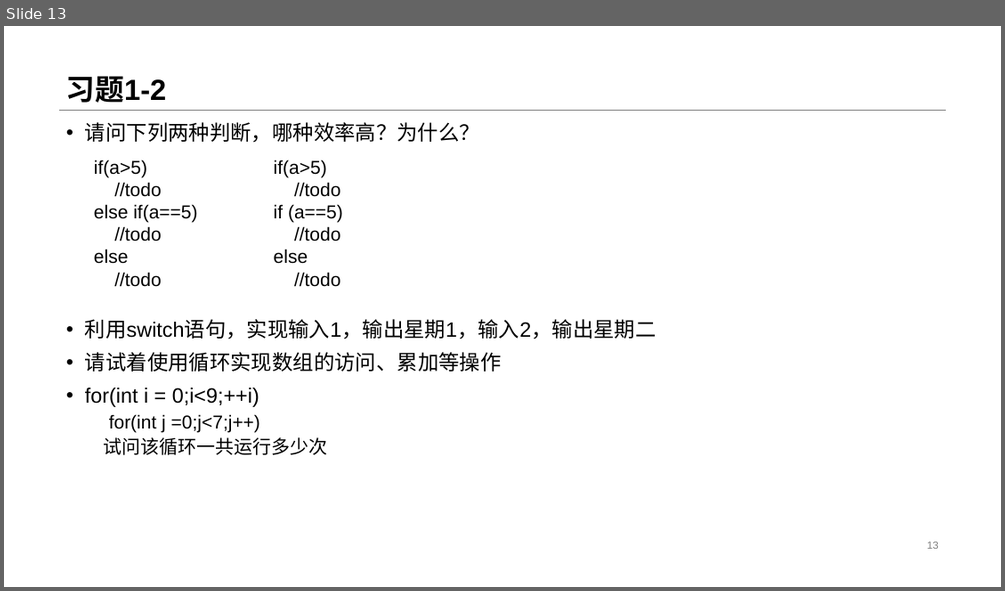
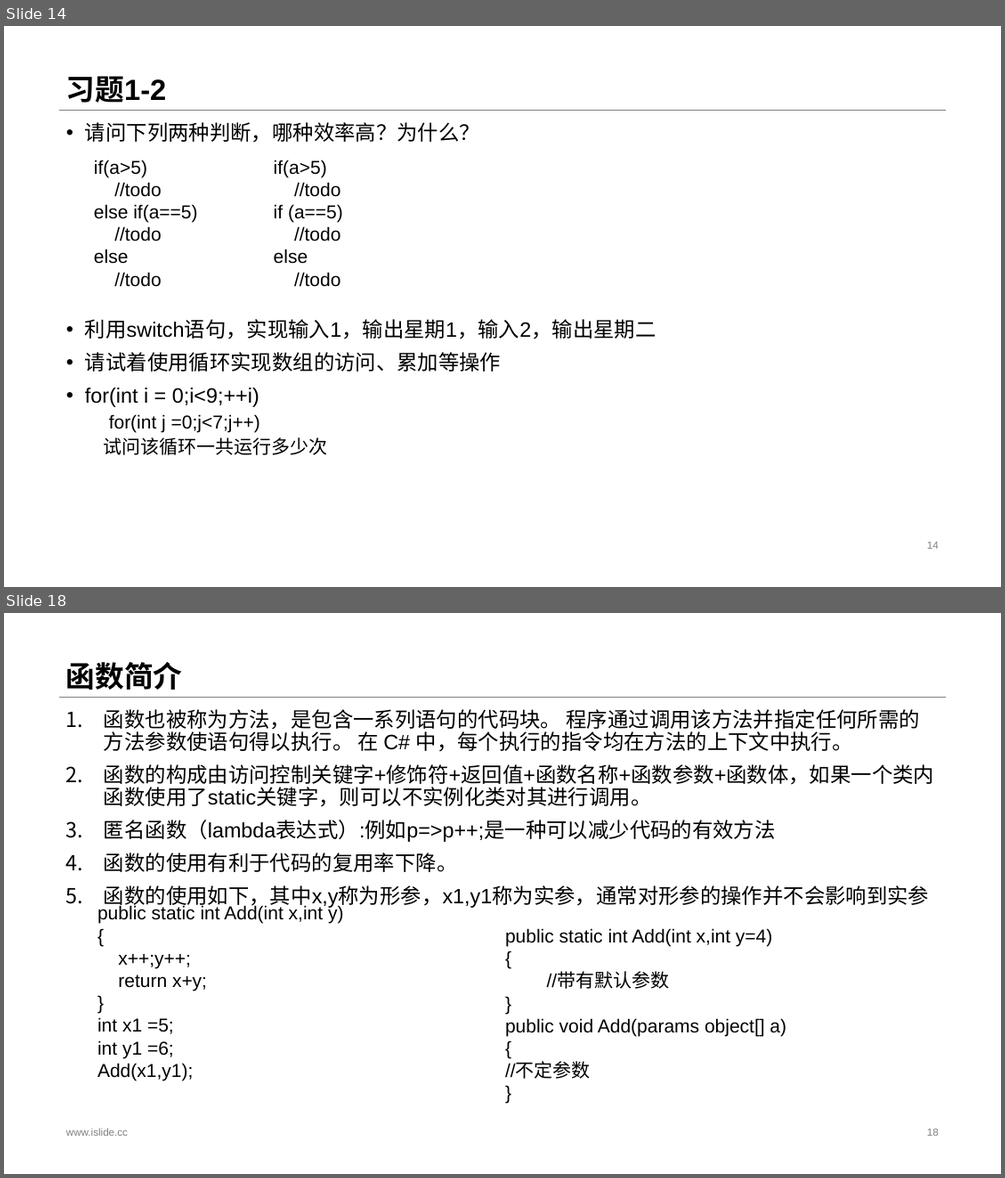
Before and after one commit to StevenEco/.NetCoreGuide, a slide deck: PPT/Microsoft Lesson.pptx. Shown one above the other, each under a label of ours: slide 13 before the commit, slides 14 and 18 after it; the slides between them are not shown. The pictures are 1005x591 and 1005x1178 pixels, drawn with LibreOffice and Linux fonts; fonts in the diff are those of the drawing. Boxes give left, top, right and bottom in pixels: in the first picture for what was removed or moved away, otherwise in the second. Text is boxed around its words. In the diff, an @@ line names an element or a change of style, - is before the commit and + after.

```diff
--- a/PPT/Microsoft Lesson.pptx
+++ b/PPT/Microsoft Lesson.pptx
@@ slide 18 added at (4, 613, 1001, 1174), background #FFFFFF; not listed: 1 template element that a slide beside it also shows @@
@@ title added at (66, 662, 183, 690), 28 pt, text #000000, bold @@
+函数简介
@@ text added at (104, 709, 934, 908), 20 pt, text #000000 @@
+1. 函数也被称为方法，是包含一系列语句的代码块。 程序通过调用该方法并指定任何所需的方法参数使语句得以执行。 在 C# 中，每个执行的指令均在方法的上下文中执行。
+2. 函数的构成由访问控制关键字+修饰符+返回值+函数名称+函数参数+函数体，如果一个类内函数使用了static关键字，则可以不实例化类对其进行调用。
+3. 匿名函数（lambda表达式）:例如p=>p++;是一种可以减少代码的有效方法
+4. 函数的使用有利于代码的复用率下降。
+5. 函数的使用如下，其中x,y称为形参，x1,y1称为实参，通常对形参的操作并不会影响到实参
@@ text added at (97, 905, 343, 1080), 18 pt, text #000000 @@
+public static int Add(int x,int y)
+{
+x++;y++;
+return x+y;
+}
+int x1 =5;
+int y1 =6;
+Add(x1,y1);
@@ text added at (505, 928, 786, 1078), 18 pt, text #000000 @@
+public static int Add(int x,int y=4)
+{
+//带有默认参数
+}
+public void Add(params object[] a)
+{
+//不定参数
+}
@@ text added at (66, 1127, 128, 1135), 10 pt, text #808080 @@
+www.islide.cc
@@ page number added at (927, 1128, 938, 1135), 10 pt, text #808080 @@
+18
@@ what was slide 13 is now slide 14 @@
@@ page number at (927, 541, 938, 548): text changed @@
-13
+14
```
Also in this commit, not shown: 2 slides changed, 8 other slides added, 50 other files.
